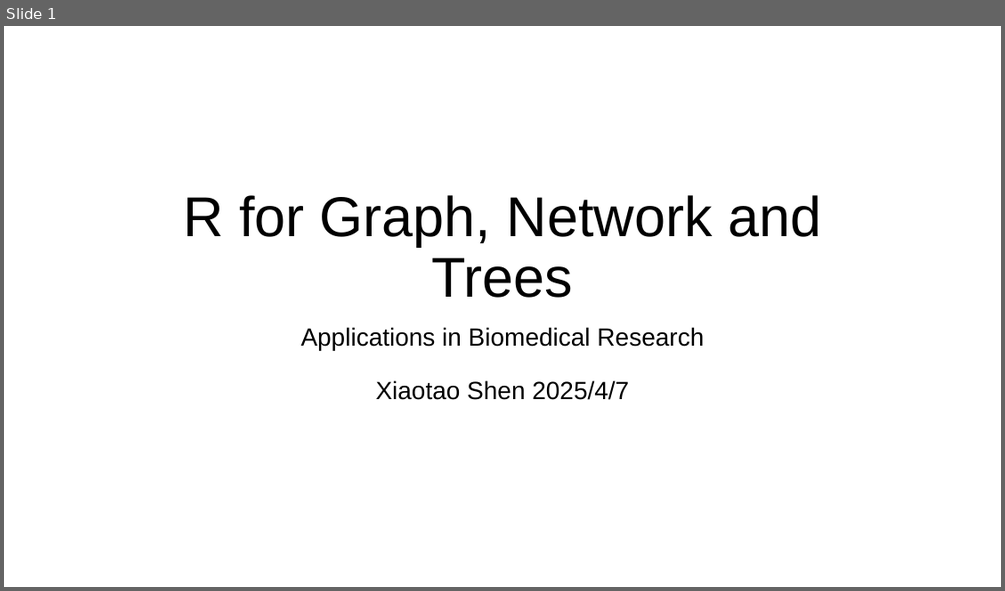
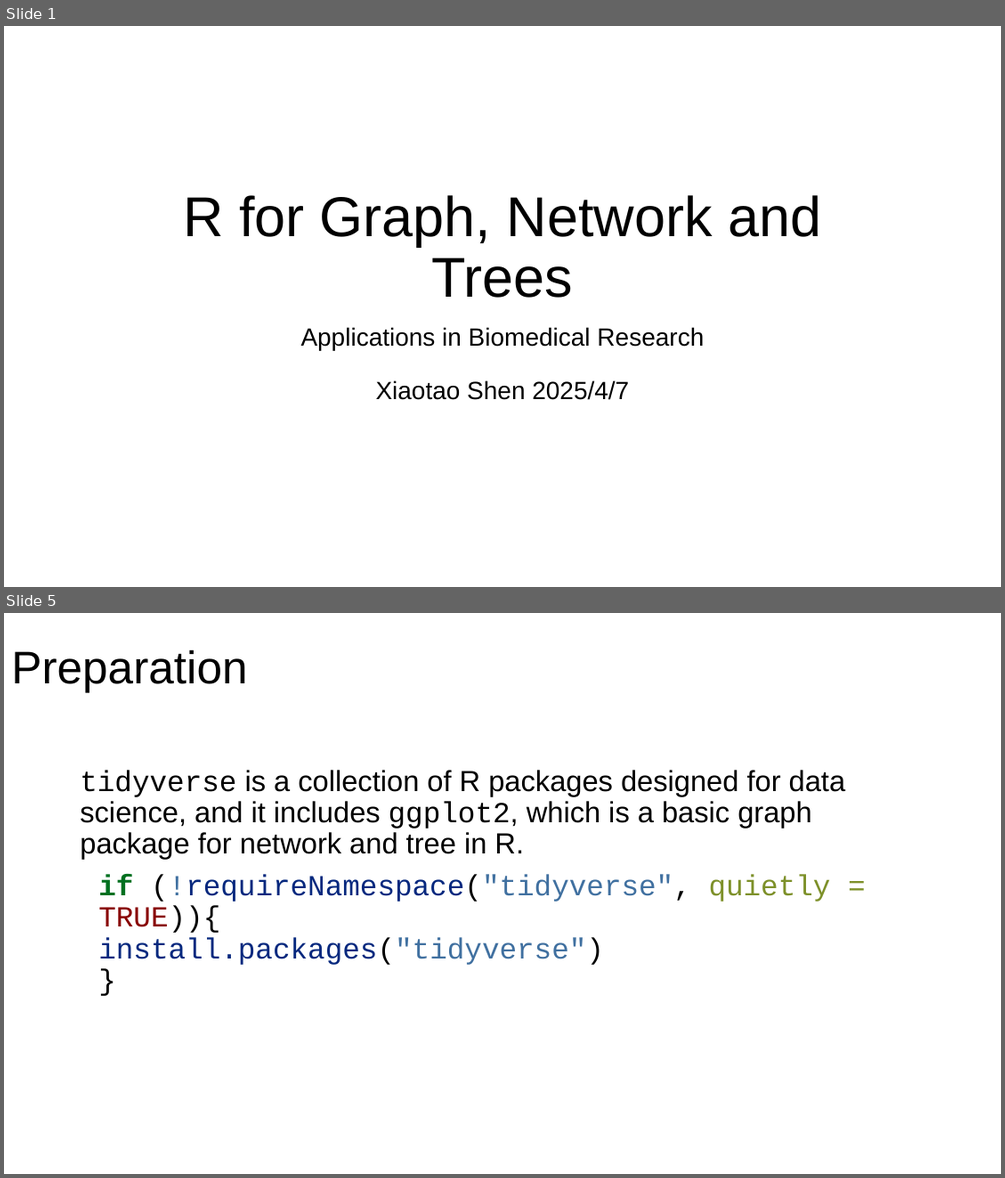
Before and after one commit to jaspershen-lab/MD7115-NTU, a slide deck: 3_materials/MD7115-Xiaotao.pptx. Shown one above the other, each under a label of ours: slide 1 before the commit, slides 1 and 5 after it; the slides between them are not shown. The pictures are 1005x591 and 1005x1178 pixels, drawn with LibreOffice and Linux fonts; fonts in the diff are those of the drawing; background and template pictures are left out. Boxes give left, top, right and bottom in pixels: in the first picture for what was removed or moved away, otherwise in the second. Text is boxed around its words. In the diff, an @@ line names an element or a change of style, - is before the commit and + after.

```diff
--- a/3_materials/MD7115-Xiaotao.pptx
+++ b/3_materials/MD7115-Xiaotao.pptx
@@ slide 5 added at [4,613,1001,1174], background #FFFFFF @@
@@ title added at [11,649,247,692], 44 pt, text #000000 @@
+Preparation
@@ text added at [80,770,846,965], 28 pt, text #000000 @@
+tidyverse is a collection of R packages designed for data science, and it includes ggplot2, which is a basic graph package for network and tree in R.
+if (!requireNamespace("tidyverse", quietly = TRUE)){
+install.packages("tidyverse")
+}
```
Also in this commit, not shown: 5 other slides added, 3 slides removed, 4 other files.
